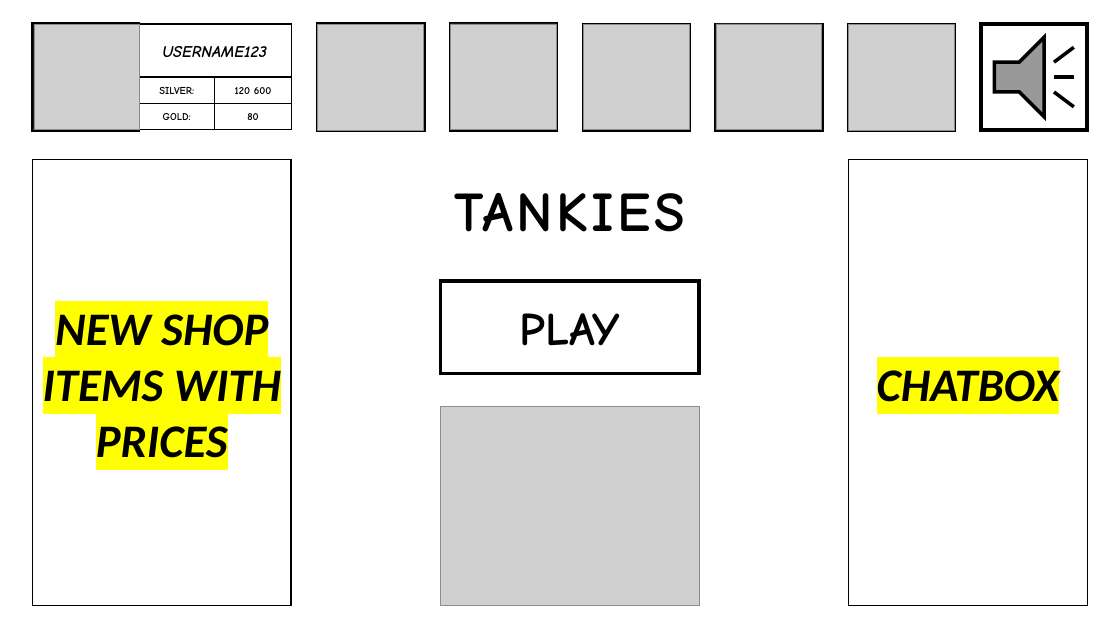
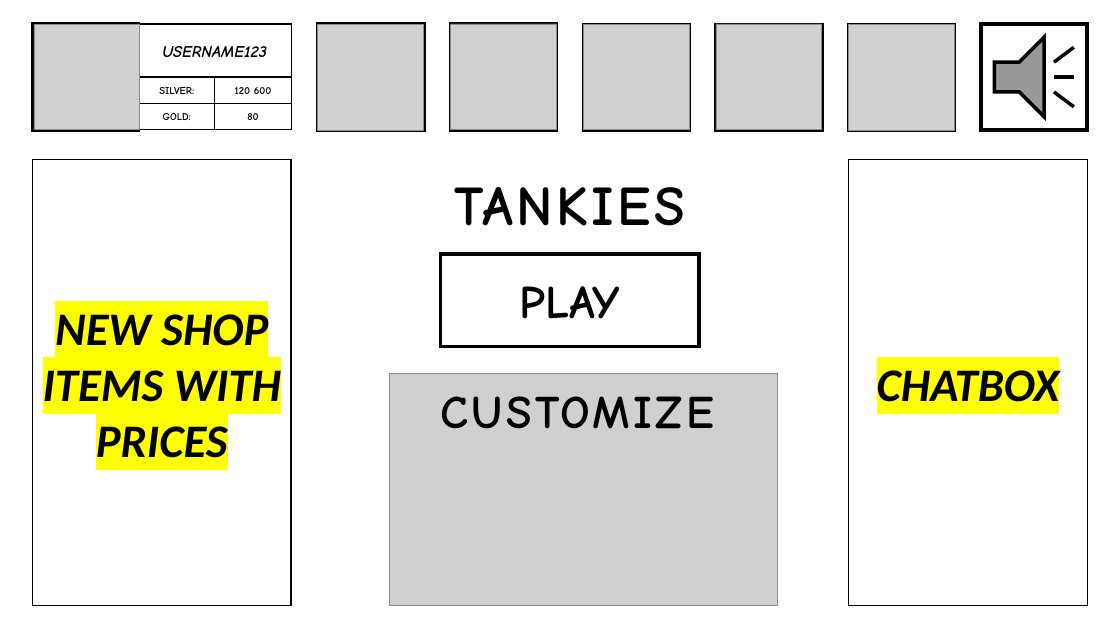
Before and after one commit to MateSandor/sweng_STG, a slide deck: slide 3 of HelpFiles/UIdesign.pptx. Drawn at 1120x630 pixels with LibreOffice and Linux fonts; fonts in the diff are those of the drawing; grey boxes stand for pictures. Boxes give left, top, right and bottom in pixels: in the first picture for what was removed or moved away, otherwise in the second. Text is boxed around its words. In the diff, an @@ line names an element or a change of style, - is before the commit and + after.

```diff
--- a/HelpFiles/UIdesign.pptx
+++ b/HelpFiles/UIdesign.pptx
@@ text "TANKIES": place and size @@
-text "TANKIES" at box(454, 193, 685, 232)
+text "TANKIES" at box(454, 187, 685, 226)
@@ rectangle "PLAY": place and size @@
-rectangle "PLAY" at box(440, 281, 699, 373)
+rectangle "PLAY" at box(440, 255, 699, 347)
@@ picture: place and size @@
-picture at box(440, 407, 699, 606)
+picture at box(389, 373, 777, 606)
@@ text added at box(440, 396, 713, 429), 40 pt, text #000000, bold @@
+CUSTOMIZE
```
Also in this commit, not shown: 2 other slides changed, 1 slide added.
